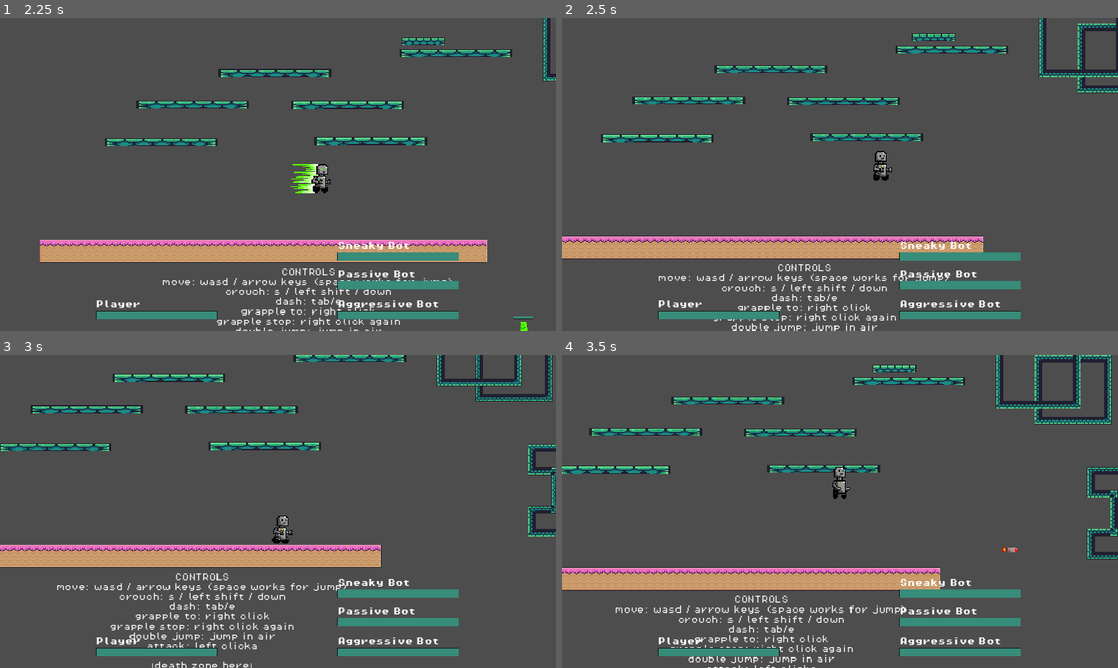
Above: before the commit, frames 1-4 (two rows, left to right).
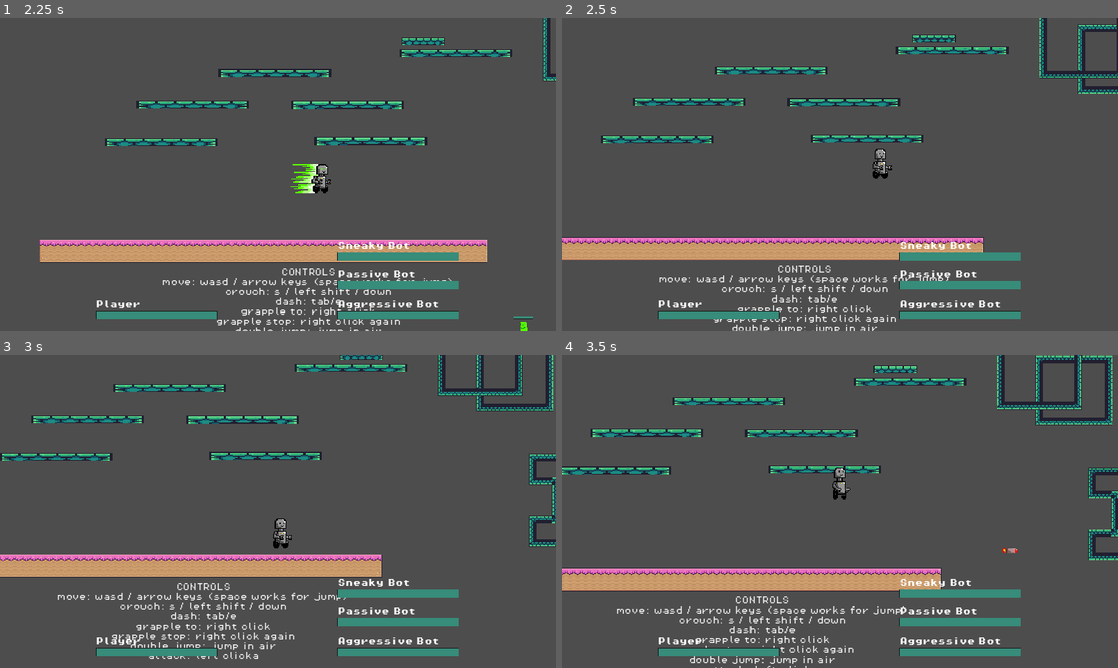
Above: after the commit, the same moments.

Repository: fancyamazon/Beat-the-Bot
Game: Godot game, scene res://scenes/game.tscn
Two runs of this game, one before a commit and one after it. Both use one fixed random seed, a clock stepped at 60 frames per second and the inputs below.
Inputs (mouse positions are in pixels of both pictures, inside the frame that each line leads up to):
- Up to frame 1 (2.25 s): move the mouse to (400, 158) at 0.52 s; hold Shift (crouch) 0.53-1.28 s; hold L (enemy_right) 0.53-2.03 s; tap Q (attack) at 0.6 s; tap Space (jump) at 0.77, 1.07, 1.52, 1.82 s; move the mouse to (166, 190) at 1.27 s; tap Shift (crouch) at 1.35 s; tap Tab (dash) at 1.55, 2.1 s; move the mouse to (333, 105) at 2.02 s; hold J (enemy_left) from 2.03 s (still down)
- Up to frame 2 (2.5 s): keep holding J (enemy_left); right-click (895, 105) at 2.3 s
- Up to frame 3 (3 s): move the mouse to (250, 574) at 2.77 s; release J (enemy_left) at 2.78 s; hold L (enemy_right) from 2.78 s (still down); right-click (250, 574) at 2.85 s
- Up to frame 4 (3.5 s): keep holding L (enemy_right); tap Space (jump) at 3.02, 3.32 s; click (812, 574) at 3.05 s

Frame 1 is identical in both runs. In frame 2, 7.2% of the frame differs, in the area x 0-100%, y 0-100%; in frame 3, 17%; in frame 4, 7.9%.

Commit message:
added shielding+some bug fixes/qol improvements

Diff:
--- a/platformer2/project.godot
+++ b/platformer2/project.godot
@@ -90,11 +90,18 @@
 spawn={
 "deadzone": 0.5,
 "events": [Object(InputEventKey,"resource_local_to_scene":false,"resource_name":"","device":0,"window_id":0,"alt_presse …(194 unchanged characters)…
+, Object(InputEventKey,"resource_local_to_scene":false,"resource_name":"","device":-1,"window_id":0,"alt_pressed":false,"shift_pressed":false,"ctrl_pressed":false,"meta_pressed":false,"pressed":false,"keycode":0,"physical_keycode":45,"key_label":0,"unicode":45,"location":0,"echo":false,"script":null)
 ]
 }
 spawn2={
 "deadzone": 0.5,
 "events": [Object(InputEventKey,"resource_local_to_scene":false,"resource_name":"","device":-1,"window_id":0,"alt_press …(195 unchanged characters)…
+, Object(InputEventKey,"resource_local_to_scene":false,"resource_name":"","device":-1,"window_id":0,"alt_pressed":false,"shift_pressed":false,"ctrl_pressed":false,"meta_pressed":false,"pressed":false,"keycode":0,"physical_keycode":61,"key_label":0,"unicode":61,"location":0,"echo":false,"script":null)
+]
+}
+shield={
+"deadzone": 0.5,
+"events": [Object(InputEventKey,"resource_local_to_scene":false,"resource_name":"","device":-1,"window_id":0,"alt_pressed":false,"shift_pressed":false,"ctrl_pressed":false,"meta_pressed":false,"pressed":false,"keycode":0,"physical_keycode":70,"key_label":0,"unicode":102,"location":0,"echo":false,"script":null)
 ]
 }
 
--- a/platformer2/scenes/player.tscn
+++ b/platformer2/scenes/player.tscn
@@ -572,10 +572,8 @@
 position = Vector2(0, -30)
 scale = Vector2(2, 2)
 sprite_frames = SubResource("SpriteFrames_wppeg")
-animation = &"grappling"
+animation = &"shield-idle"
 autoplay = "idle"
-frame = 1
-frame_progress = 1.0
 
 [node name="PlayerHitBox" type="Area2D" parent="AnimatedSprite2D"]
 collision_layer = 4
--- a/platformer2/scripts/fighter.gd
+++ b/platformer2/scripts/fighter.gd
@@ -19,7 +19,6 @@
 var DASH_DURATION = 0.2
 var DASH_COOLDOWN = 0.5
 
-var can_move=true
 
 var is_dashing = false
 #var current_action = "idle"
@@ -53,6 +52,14 @@
 @onready var main=get_tree().get_root().get_node("Game")
 @onready var bullet=load("res://scenes/bullet.tscn")
 @export var spawn_offset: Vector2 = Vector2(20, -20)
+
+#shield----
+var is_shielding=false
+const SHIELD_REDUCTION=0.1
+const SHIELD_HEALTH=50
+var can_move=true    #cannot move while shielded
+
+
 
 # ------------------------------ BEGIN FUNCTIONS ---------------------------------- #
 #make it globally known that this is the player
@@ -73,8 +80,10 @@
 		print("bot")
 		health_bar.position.x = 700
 
+
+
 func action_dash():
-	if (not is_dashing) and (not on_dash_cooldown):
+	if can_move and (not is_dashing) and (not on_dash_cooldown):
 		animated_sprite_2d.play("dash")
 		on_dash_cooldown = true
 		dash_direction = Vector2(velocity.x, 0).normalized()#velocity.normalized()  # Get direction of movement
@@ -105,7 +114,7 @@
 func _physics_process(delta: float) -> void:
 	#animations
 	# Dash
-	if is_on_floor() and jumps_used >0:
+	if is_on_floor() and jumps_used >0 and can_move:
 		#print("RESET!")
 		jumps_used = 0
 		animated_sprite_2d.play("jumping-landing")
@@ -183,7 +192,11 @@
 		animated_sprite_2d.scale.x=-2
 
 func take_damage(amount: int) -> void:
-	health -= amount
+	if(is_shielding):
+		#take less damage when shileded, SHIELD_REDUCTION set at the top
+		health -= amount*SHIELD_REDUCTION
+	else:
+		health -= amount
 	health_bar.health = health
 	if health <= 0:
 		get_tree().reload_current_scene()
@@ -191,7 +204,7 @@
 	#	print("Player health left: ", health)
 
 func action_melee():
-	if not on_attack_cooldown:
+	if not on_attack_cooldown and can_move:
 		animated_sprite_2d.play("melee-attack-uncharged")
 		$AnimatedSprite2D/PlayerHitBox.monitoring = true
 		on_attack_cooldown = true
@@ -208,23 +221,24 @@
 		area.owner.take_damage(20)
 
 func action_ranged():
-	animated_sprite_2d.play("ranged-attack-uncharged")
-	var instance = bullet.instantiate()
-	instance.dir = facing_dir  # Set the bullet's direction to the last pressed direction
-	if get_team() == "player":
-		print("player shot")
-		#instance.get_node("BulletHitbox").set_collision_layer(7)
-		instance.get_node("BulletHitbox").set_collision_mask_value(3, true)
-		instance.get_node("BulletHitbox").set_collision_mask_value(2, false)
-	else:
-		print("bot shot")
-		#instance.get_node("BulletHitbox").set_collision_layer(7)
-		instance.get_node("BulletHitbox").set_collision_mask_value(2, true)
-		instance.get_node("BulletHitbox").set_collision_mask_value(3, false)
-	#instance.spawnPos = global_position  # Set the spawn position to the player's position
-	instance.spawnPos = global_position + spawn_offset * facing_dir
-	instance.spawnRot = rotation  # Set the spawn rotation to the player's rotation (optional)
-	main.add_child(instance)  # Add the bullet to the scene
+	if(can_move):
+		animated_sprite_2d.play("ranged-attack-uncharged")
+		var instance = bullet.instantiate()
+		instance.dir = facing_dir  # Set the bullet's direction to the last pressed direction
+		if get_team() == "player":
+			print("player shot")
+			#instance.get_node("BulletHitbox").set_collision_layer(7)
+			instance.get_node("BulletHitbox").set_collision_mask_value(3, true)
+			instance.get_node("BulletHitbox").set_collision_mask_value(2, false)
+		else:
+			print("bot shot")
+			#instance.get_node("BulletHitbox").set_collision_layer(7)
+			instance.get_node("BulletHitbox").set_collision_mask_value(2, true)
+			instance.get_node("BulletHitbox").set_collision_mask_value(3, false)
+		#instance.spawnPos = global_position  # Set the spawn position to the player's position
+		instance.spawnPos = global_position + spawn_offset * facing_dir
+		instance.spawnRot = rotation  # Set the spawn rotation to the player's rotation (optional)
+		main.add_child(instance)  # Add the bullet to the scene
 
 func _on_player_hurt_box_area_entered(area: Area2D) -> void:
 	#print("something entered player hurtbox: ----\n", area, area.get_groups(), "\n----\n") # this was for debugging
@@ -235,12 +249,14 @@
 	pass
 
 func action_grapple():
-	animated_sprite_2d.play("grappling")
-	$grapple_controller.launch()
+	if(can_move):
+		animated_sprite_2d.play("grappling")
+		$grapple_controller.launch()
 
 func action_grapple_retract():
-	animated_sprite_2d.play("idle")
-	$grapple_controller.retract()
+	if(can_move):
+		animated_sprite_2d.play("idle")
+		$grapple_controller.retract()
 
 
 func _on_player_animation_finished() -> void:
@@ -250,6 +266,38 @@
 func _on_dash_timer_timeout() -> void:
 	on_dash_cooldown = false # Replace with function body.
 	print("dash is ready")
+
+
+
+func action_shield():
+	animated_sprite_2d.play("shield-idle")
+	can_move=false
+	is_shielding=true
+
+
+	#if not is_shielding:
+		## Start the "shielding up" animation
+		#animated_sprite_2d.play("shield-up")
+		#is_shielding = true  # Mark that we are now in the shielding-up state
+	#elif is_shielding and not shield_up:
+		## If the shielding-up animation has finished and we are still holding the shield
+		#if animated_sprite_2d.animation == "shield-up" and animated_sprite_2d.animation_position >= animated_sprite_2d.animation_length:
+			## Transition to "shield-idle" once the "shielding-up" animation is complete
+			#animated_sprite_2d.play("shield-idle")
+			#shield_up = true  # Set shield to up state
+	#elif shield_up:
+		## If the shield button is released, reset to idle animation
+		#if not Input.is_action_pressed("shield"):
+			#animated_sprite_2d.play("idle")  # Or whatever default idle animation you use
+			#is_shielding = false
+			#shield_up = false
+func action_shield_down():
+	animated_sprite_2d.play("shield-break")
+	can_move=true
+	is_shielding=false
+
+
+
 #
 #func _input(event):
 	#if event.is_action_pressed("ranged"):
--- /dev/null
+++ b/platformer2/scripts/game.gd
@@ -0,0 +1,24 @@
+extends Node2D
+
+
+@onready var main=get_tree().get_root().get_node("Game")
+@onready var enemy=load("res://scenes/enemy.tscn")
+var x_pos = 0
+
+# Called when the node enters the scene tree for the first time.
+func _ready() -> void:
+	pass # Replace with function body.
+
+
+# Called every frame. 'delta' is the elapsed time since the previous frame.
+func _process(delta: float) -> void:
+	if Input.is_action_just_pressed("spawn"):
+		var instance = enemy.instantiate()
+		instance.global_position = get_global_mouse_position()
+		main.add_child(instance)
+	if Input.is_action_just_pressed("spawn2"):
+		var instance = null
+		for x in range(-2600, 1300, 20):
+			instance = enemy.instantiate()
+			instance.global_position.x = x
+			main.add_child(instance)
--- a/platformer2/scripts/grapple_controller.gd
+++ b/platformer2/scripts/grapple_controller.gd
@@ -1,7 +1,7 @@
 extends Node2D
 
 @export var rest_length=1.0
-@export var stiffness=30.0
+@export var stiffness=40.0
 @export var damping=10.0
 
 @onready var player := get_parent()
--- a/platformer2/scripts/platform.gd
+++ b/platformer2/scripts/platform.gd
@@ -4,7 +4,7 @@
 
 func _unhandled_input(event: InputEvent) -> void:
 	if event.is_action_pressed("crouch"):
-		print("crouched")
+		#print("crouched")
 		area.set_deferred("monitoring",true)
 
 
--- a/platformer2/scripts/player.gd
+++ b/platformer2/scripts/player.gd
@@ -13,4 +13,8 @@
 		action_grapple()
 	if Input.is_action_just_released("grapple"):
 		action_grapple_retract()
+	if Input.is_action_just_pressed("shield"):
+		action_shield()
+	if Input.is_action_just_released("shield"):
+		action_shield_down()
 	action_walk(Input.get_axis("left", "right"))
